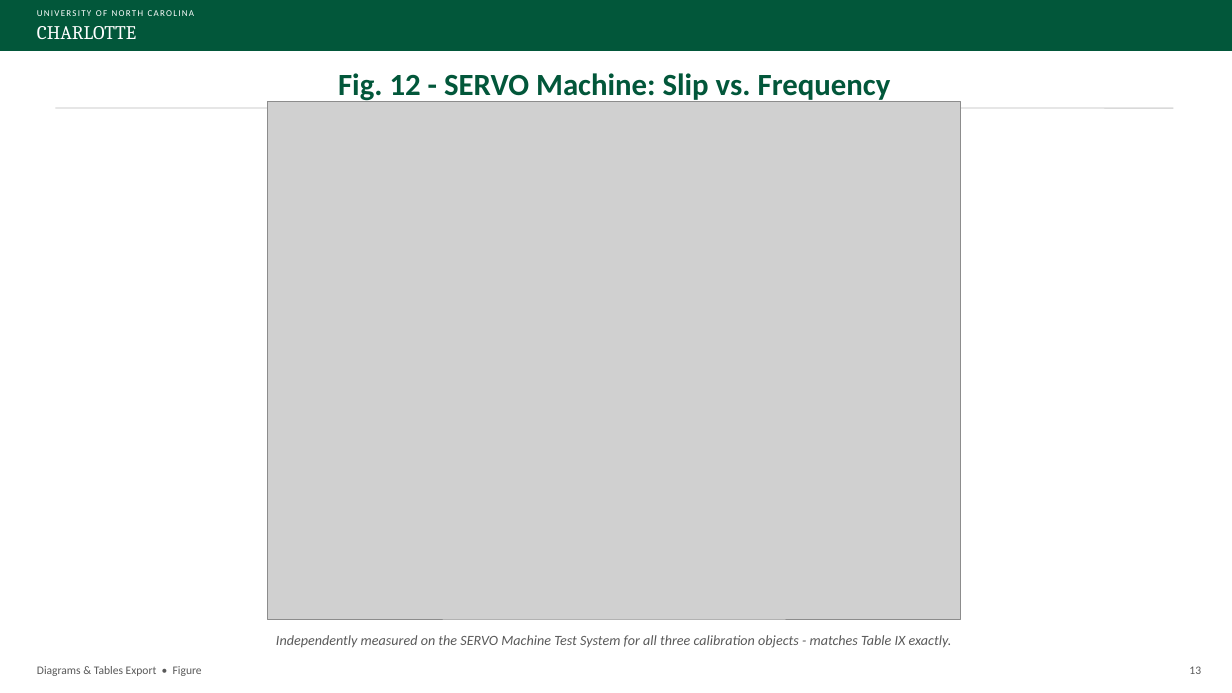
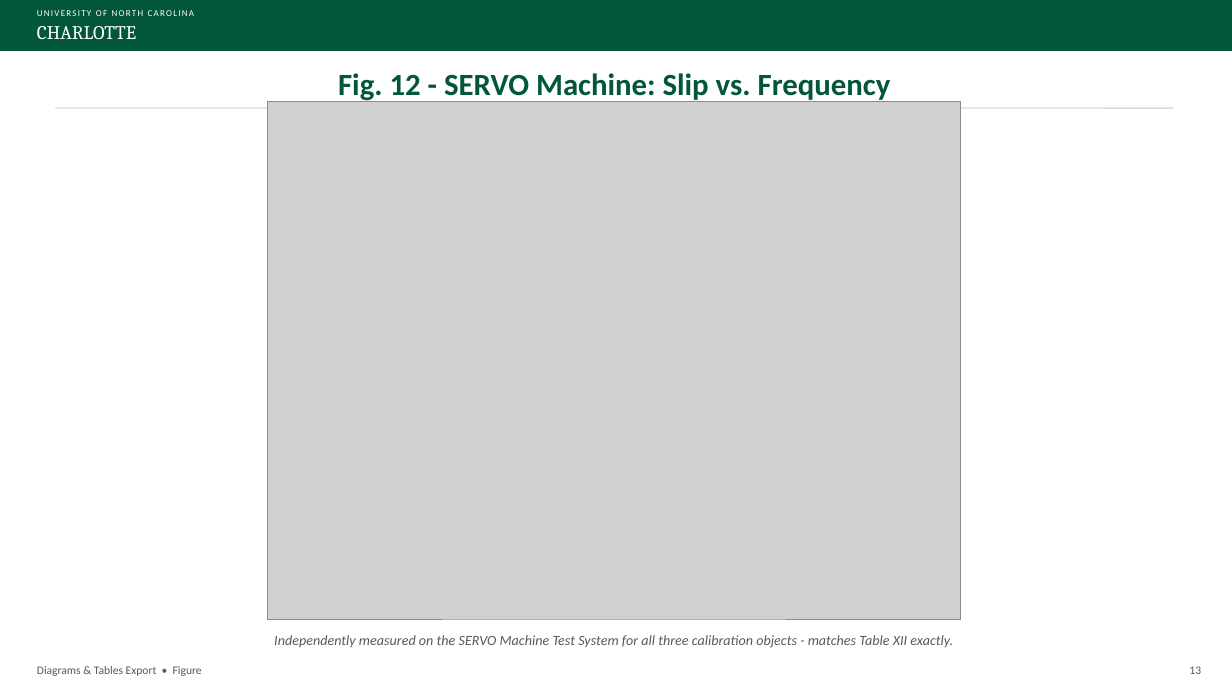
Before and after one commit to David-4529/Capstone, a slide deck: slide 13 of docs/paper/Sensorless_Load_Estimation_Diagrams_Tables_Export_Rev13.pptx. Drawn at 1232x693 pixels with LibreOffice and Linux fonts; fonts in the diff are those of the drawing; grey boxes stand for pictures. Boxes give left, top, right and bottom in pixels: in the first picture for what was removed or moved away, otherwise in the second. Text is boxed around its words. In the diff, an @@ line names an element or a change of style, - is before the commit and + after.

```diff
--- a/docs/paper/Sensorless_Load_Estimation_Diagrams_Tables_Export_Rev13.pptx
+++ b/docs/paper/Sensorless_Load_Estimation_Diagrams_Tables_Export_Rev13.pptx
@@ text at box(274, 635, 953, 648): text changed @@
-Independently measured on the SERVO Machine Test System for all three calibration objects - matches Table IX exactly.
+Independently measured on the SERVO Machine Test System for all three calibration objects - matches Table XII exactly.
```
Also in this commit, not shown: 8 other slides changed.
